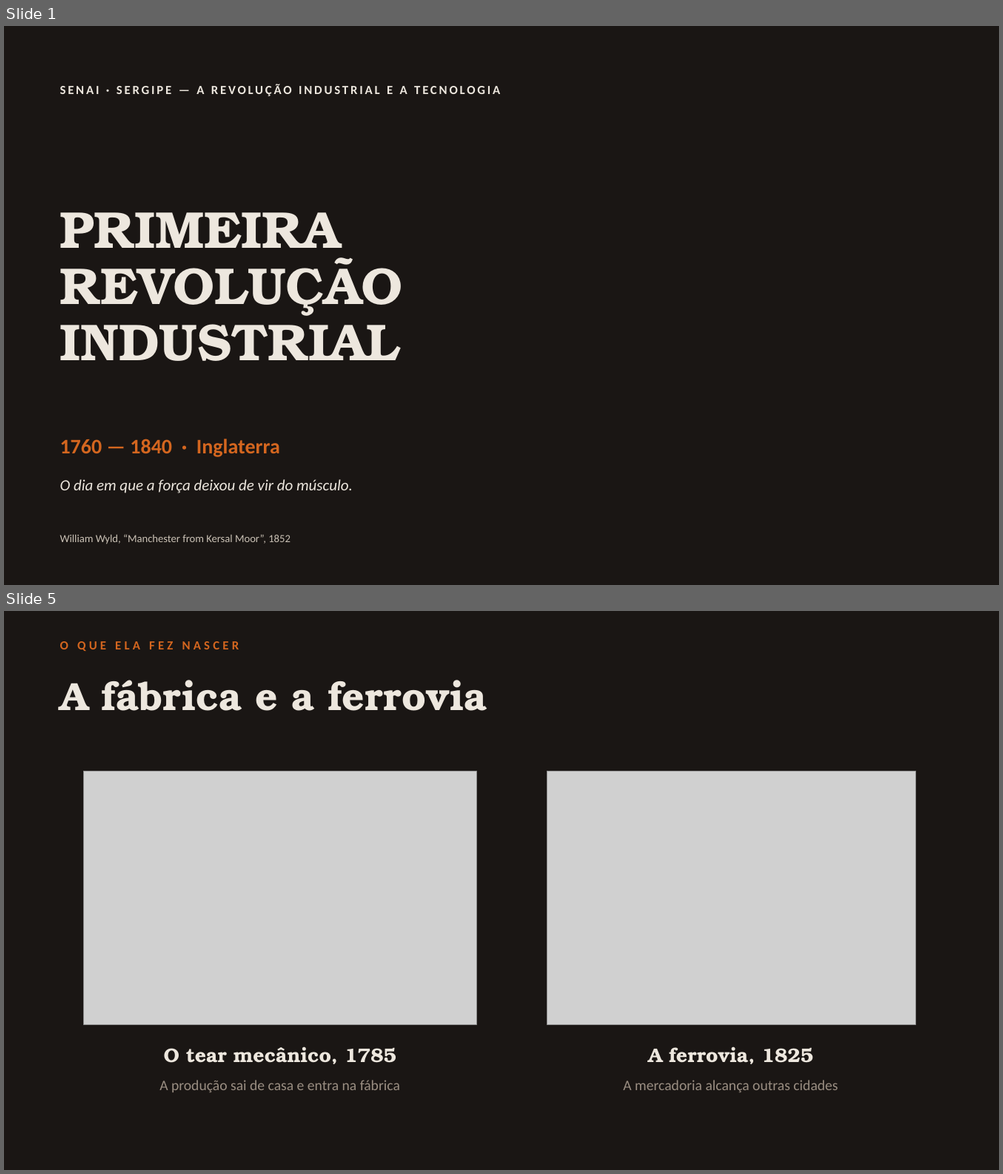
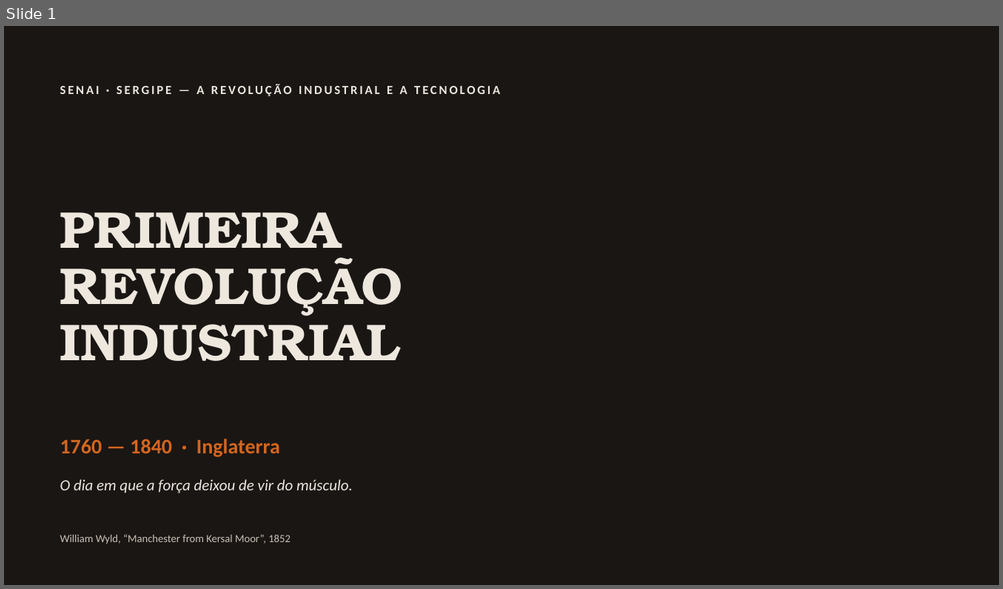
Before and after one commit to guirab734/industry, a slide deck: docs/primeira-revolucao-industrial.pptx. Shown one above the other, each under a label of ours: slides 1 and 5 before the commit, slide 1 after it; the slides between them are not shown. The pictures are 1003x1174 and 1003x589 pixels, drawn with LibreOffice and Linux fonts; fonts in the diff are those of the drawing; grey boxes stand for pictures; background and template pictures are left out. Boxes give left, top, right and bottom in pixels: in the first picture for what was removed or moved away, otherwise in the second. Text is boxed around its words. In the diff, an @@ line names an element or a change of style, - is before the commit and + after.

```diff
--- a/docs/primeira-revolucao-industrial.pptx
+++ b/docs/primeira-revolucao-industrial.pptx
@@ slide 5 removed at bbox=[4, 611, 999, 1170], background #1A1614 @@
@@ text removed at bbox=[60, 641, 239, 651] @@
-O QUE ELA FEZ NASCER
@@ text removed at bbox=[60, 680, 486, 711] @@
-A fábrica e a ferrovia
@@ picture removed at bbox=[84, 772, 476, 1025] @@
@@ picture removed at bbox=[547, 772, 915, 1025] @@
@@ text removed at bbox=[164, 1047, 396, 1065] @@
-O tear mecânico, 1785
@@ text removed at bbox=[648, 1047, 813, 1065] @@
-A ferrovia, 1825
@@ text removed at bbox=[159, 1080, 400, 1093] @@
-A produção sai de casa e entra na fábrica
@@ text removed at bbox=[623, 1080, 837, 1093] @@
-A mercadoria alcança outras cidades
```
Also in this commit, not shown: 1 slide changed, 1 slide added, 7 other slides removed, 1 other file.
